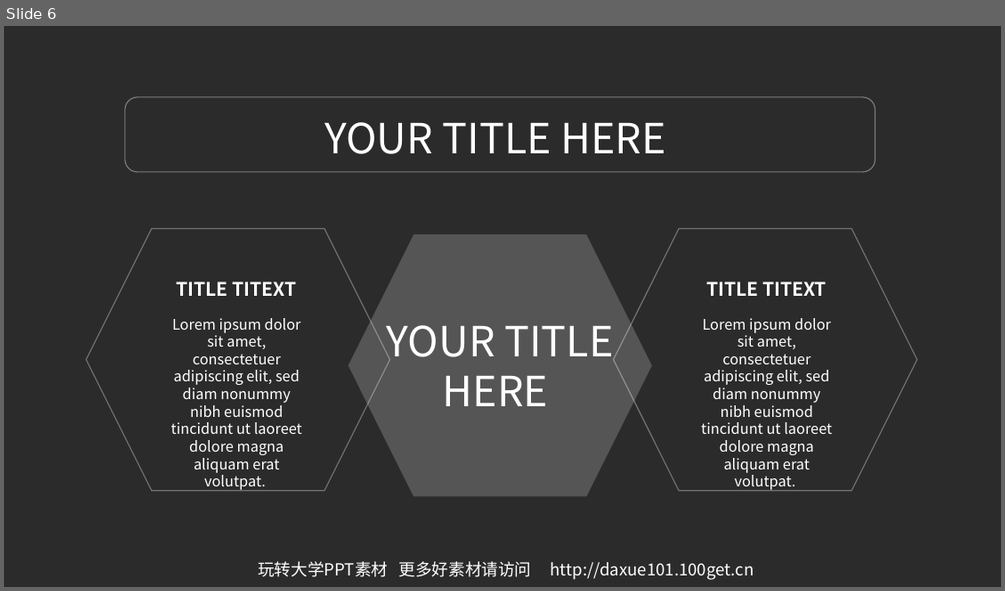
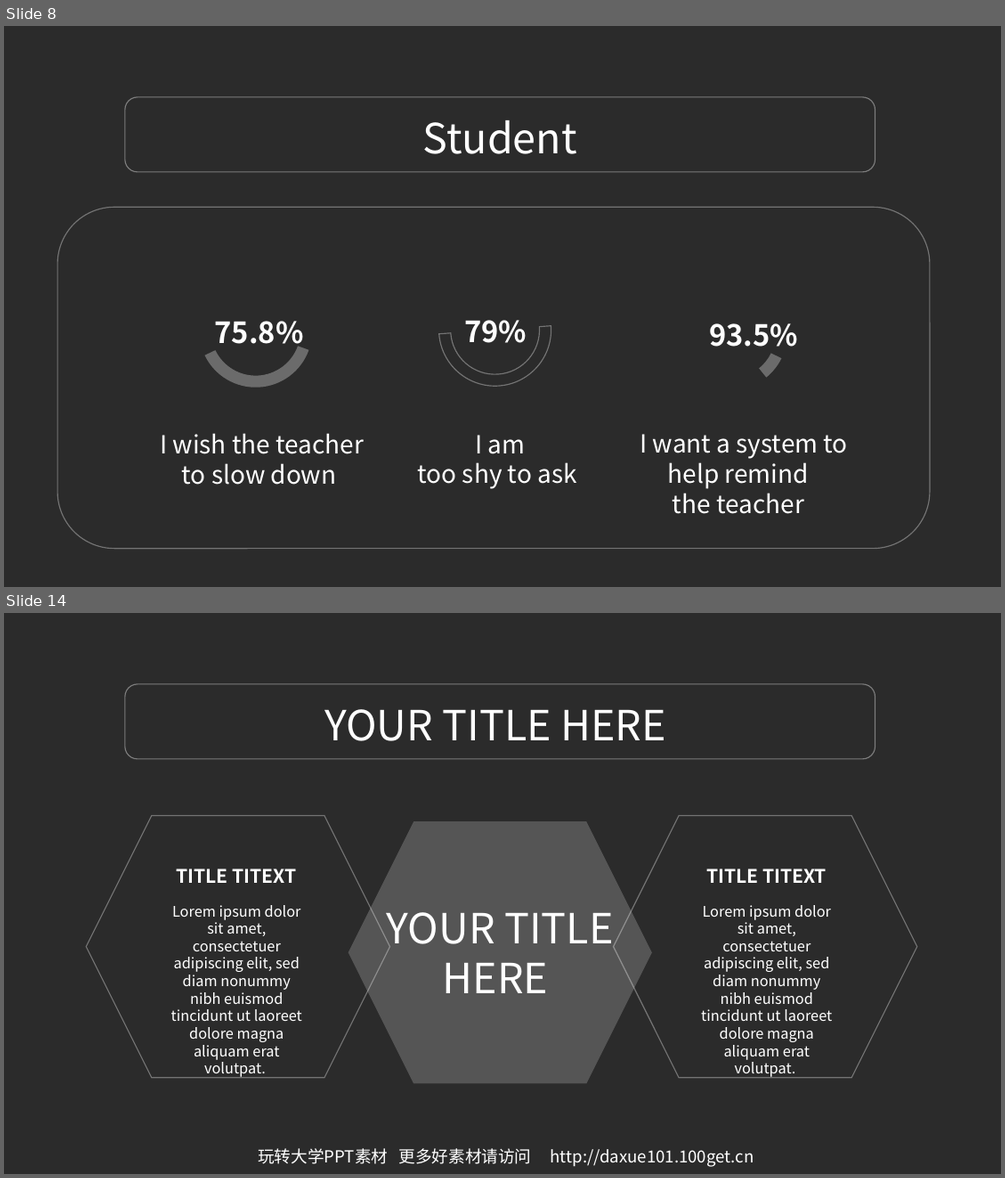
Before and after one commit to JengTallis/ECJam-1, a slide deck: 03.玩转大学PPT高档模板-IOS风格简约蓝ppt模板.ppt. Shown one above the other, each under a label of ours: slide 6 before the commit, slides 8 and 14 after it; the slides between them are not shown. The pictures are 1005x591 and 1005x1178 pixels, drawn with LibreOffice and Linux fonts; fonts in the diff are those of the drawing; background and template pictures are left out; a plain dark background stands for a picture behind light text. Boxes give left, top, right and bottom in pixels: in the first picture for what was removed or moved away, otherwise in the second. Text is boxed around its words. In the diff, an @@ line names an element or a change of style, - is before the commit and + after.

```diff
--- a/03.玩转大学PPT高档模板-IOS风格简约蓝ppt模板.ppt
+++ b/03.玩转大学PPT高档模板-IOS风格简约蓝ppt模板.ppt
@@ slide 8 added at bbox=[4, 26, 1001, 587], background picture (left out) @@
@@ rounded rectangle added at bbox=[125, 97, 874, 172], outline #FFFFFF 0.99 pt @@
@@ text added at bbox=[423, 120, 577, 154], 40 pt, text #FFFFFF @@
+Student
@@ rounded rectangle added at bbox=[57, 207, 930, 548], outline #FFFFFF 0.99 pt @@
@@ group added at bbox=[196, 255, 809, 412]: 3 freeform shapes, 3 texts @@
+79%
+75.8%
+93.5%
@@ text added at bbox=[160, 433, 364, 484], 24 pt, text #FFFFFF @@
+I wish the teacher
+to slow down
@@ text added at bbox=[418, 435, 576, 489], 24 pt, text #FFFFFF @@
+I am
+too shy to ask
@@ text added at bbox=[639, 434, 848, 514], 24 pt, text #FFFFFF @@
+I want a system to
+help remind
+the teacher
@@ what was slide 6 is now slide 14 @@
```
Also in this commit, not shown: 5 slides changed, 12 other slides added, 4 slides removed, 1 other file.
